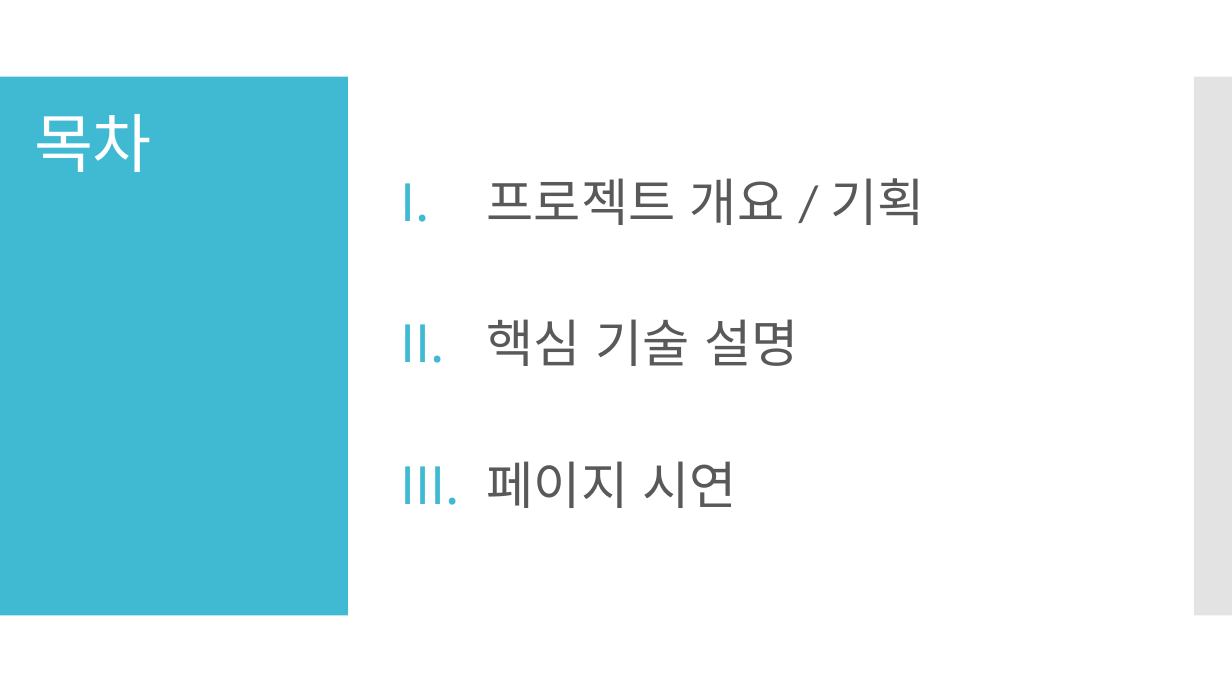
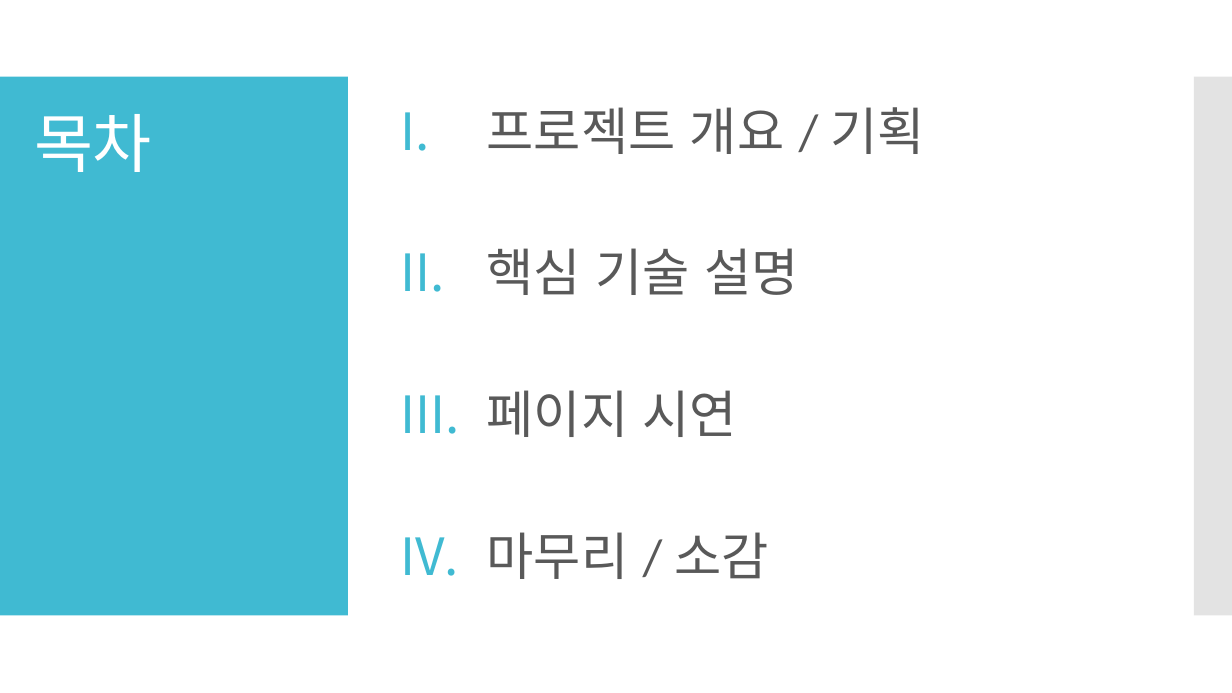
Before and after one commit to kdjdj77/Cinema, a slide deck: slide 2 of doc/final/final.pptx. Drawn at 1232x693 pixels with LibreOffice and Linux fonts; fonts in the diff are those of the drawing. Boxes give left, top, right and bottom in pixels: in the first picture for what was removed or moved away, otherwise in the second. Text is boxed around its words. In the diff, an @@ line names an element or a change of style, - is before the commit and + after.

```diff
--- a/doc/final/final.pptx
+++ b/doc/final/final.pptx
@@ text at (487, 532, 768, 579): paragraph added @@
+IV. 마무리 / 소감
```
Also in this commit, not shown: 4 other slides changed.
